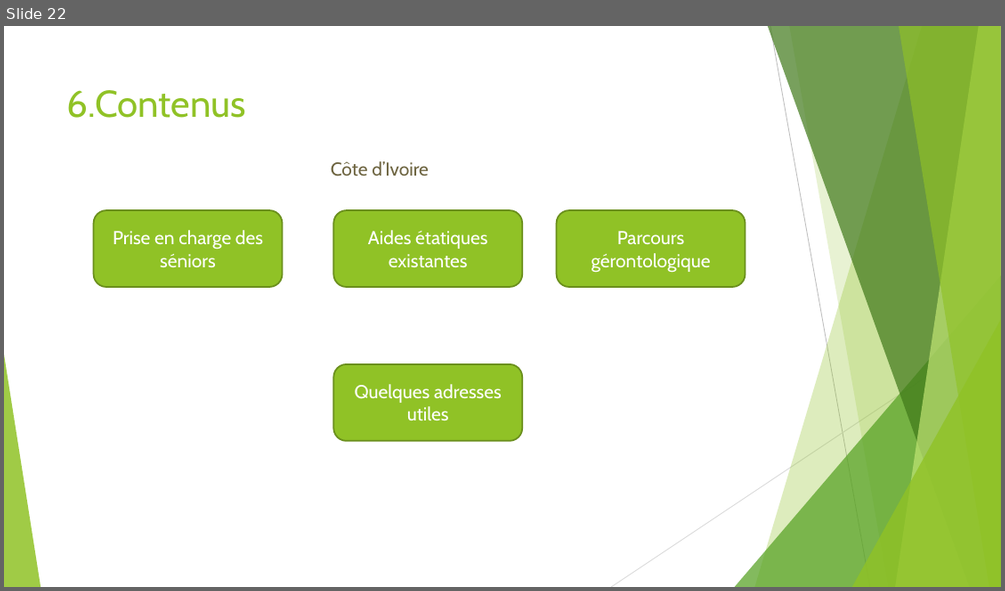
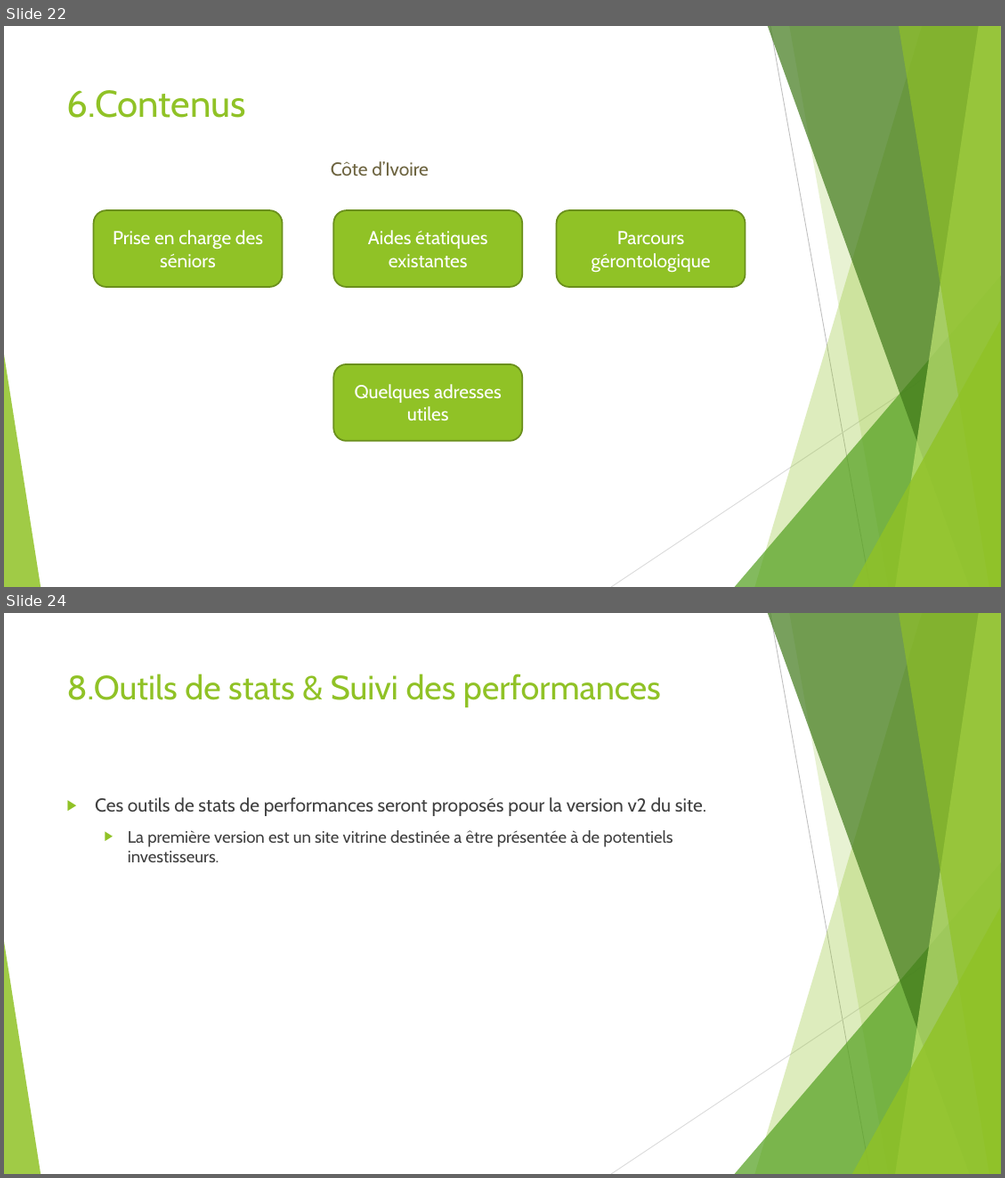
Before and after one commit to Michael-Serva/maison_philo_v2, a slide deck: doc/cahier_des_charges_maisonphilo_version Nina (2).pptx. Shown one above the other, each under a label of ours: slide 22 before the commit, slides 22 and 24 after it; the slides between them are not shown. The pictures are 1005x591 and 1005x1178 pixels, drawn with LibreOffice and Linux fonts; fonts in the diff are those of the drawing. Boxes give left, top, right and bottom in pixels: in the first picture for what was removed or moved away, otherwise in the second. Text is boxed around its words. In the diff, an @@ line names an element or a change of style, - is before the commit and + after.

```diff
--- a/doc/cahier_des_charges_maisonphilo_version Nina (2).pptx
+++ b/doc/cahier_des_charges_maisonphilo_version Nina (2).pptx
@@ slide 24 added at [4, 613, 1001, 1174], background #FFFFFF; not listed: 10 template elements that a slide beside it also shows @@
@@ title added at [67, 674, 661, 707], 32.4 pt, text #90C226 @@
+8.Outils de stats & Suivi des performances
@@ text added at [95, 797, 706, 862], 16 pt, text #404040 @@
+▶ Ces outils de stats de performances seront proposés pour la version v2 du site.
+  ▶ La première version est un site vitrine destinée a être présentée à de potentiels investisseurs.
```
Also in this commit, not shown: 5 slides changed, 6 other slides added, 2 slides removed, 2 other files.
